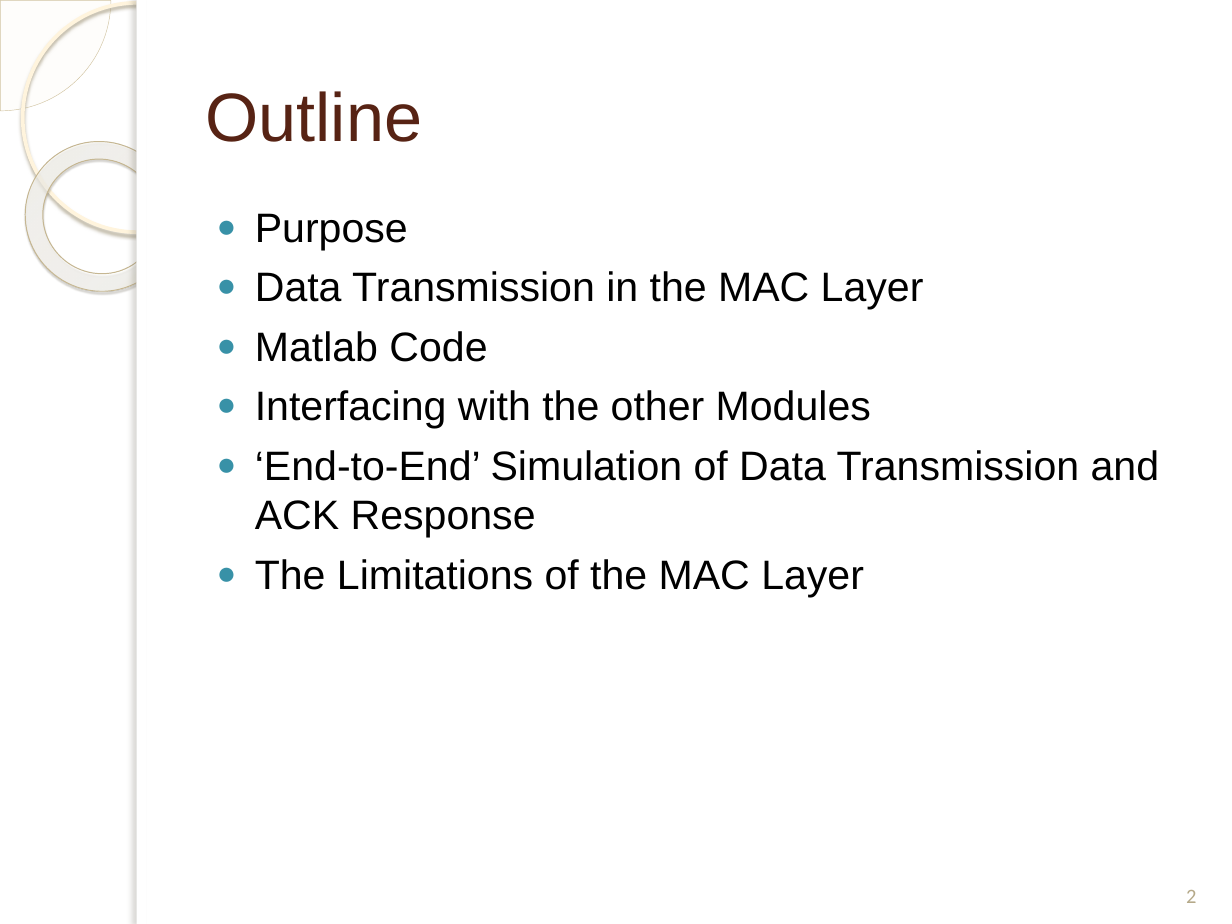
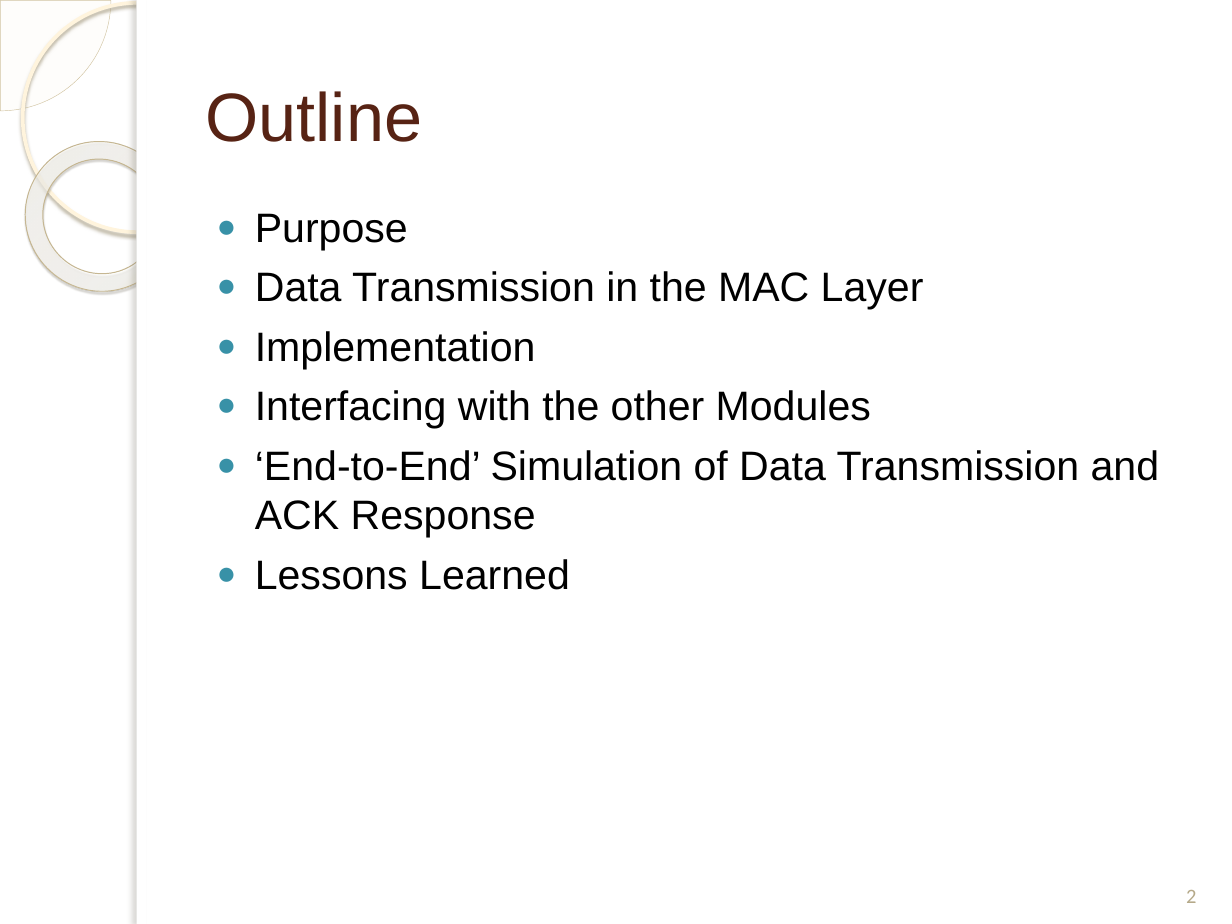
Before and after one commit to isamubr/ece405group6, a slide deck: slide 2 of 4305 Final Presentation.pptx. Drawn at 1232x924 pixels with LibreOffice and Linux fonts; fonts in the diff are those of the drawing; background and template pictures are left out. Boxes give left, top, right and bottom in pixels: in the first picture for what was removed or moved away, otherwise in the second. Text is boxed around its words. In the diff, an @@ line names an element or a change of style, - is before the commit and + after.

```diff
--- a/4305 Final Presentation.pptx
+++ b/4305 Final Presentation.pptx
@@ text at (255,331,536,369): text changed @@
-● Matlab Code
+● Implementation
@@ text at (255,559,570,590): text changed @@
-● The Limitations of the MAC Layer
+● Lessons Learned
```
Also in this commit, not shown: 6 other slides changed.
